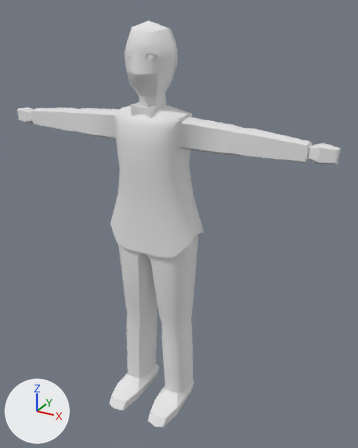
One commit to the FBX model Assets/ARTE/PERSONAJES/MESEROS/PERSONAJE/Mesero.fbx: the scene before it, then after it.
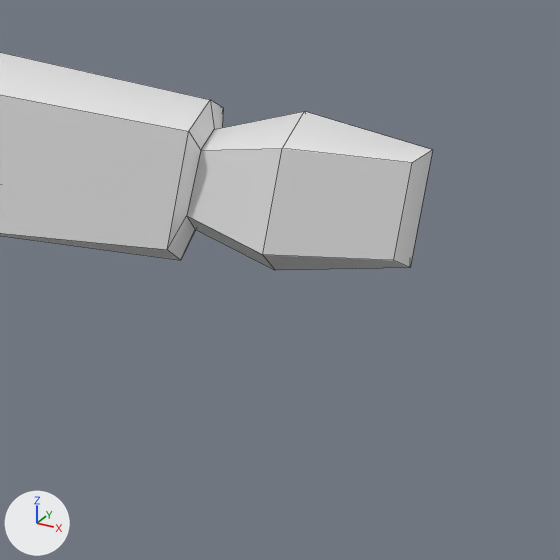
The first picture shows the older version from a 50 mm camera at (33.0, -39.4, 50.4) aimed at (6.8, 8.2, 26.6). The close-ups show the older and then the newer version on the part from 79% to 100% of the width and 29% to 46% of the height of that picture. Only the edits that show in the close-ups are written down. Arrows for +X, +Y and +Z are at lower left; the lights stay in place. The close-ups show mesh edges as thin lines. Where no turn or scale is listed for an object, it has been applied to the vertices.

Names of what the first close-up shows: 'Mesero'.
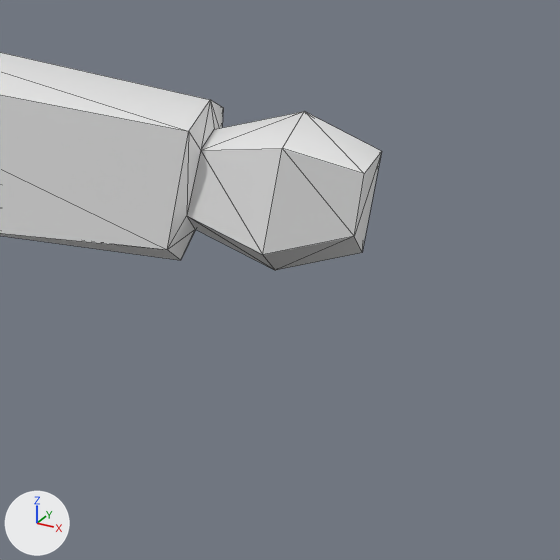
Location of each change, (x1, y1, x2, y2) in pixels of the close-ups (560 x 560 px; the box of a moved part takes in the faces that stretch with it):
'Mesero', reshaped
    before: (0, 52, 433, 270)
    after: (0, 52, 382, 270)
part 1 of me_mesh, moved or reshaped
    before: (263, 111, 433, 270)
    after: (263, 111, 382, 270)

The change in detail:
me_mesh is used by ob_mesero; location (4.2, 2.8, 32.51).
me_mesh had 530 vertices, 528 faces and spanned x -20.2..20.2, y -2.0..8.5, z -31.3..16.5.
me_mesh now has 530 vertices, 1056 faces and spans x -19.5..19.6, y -2.0..8.5, z -31.3..16.5.
me_mesh part 1: 4 vertices moved from x 20.1..20.2, y 3.9..4.9, z 4.3..5.8 to x 19.4..19.6, y 3.8..4.8, z 4.4..5.8; 2 vertices removed from x 20.0..20.1, y 3.8..4.9, z 4.4..4.5; 2 vertices added at x 19.4..19.5, y 3.8..4.9, z 4.8.
Other edits to the shape of me_mesh do not show in these pictures.
